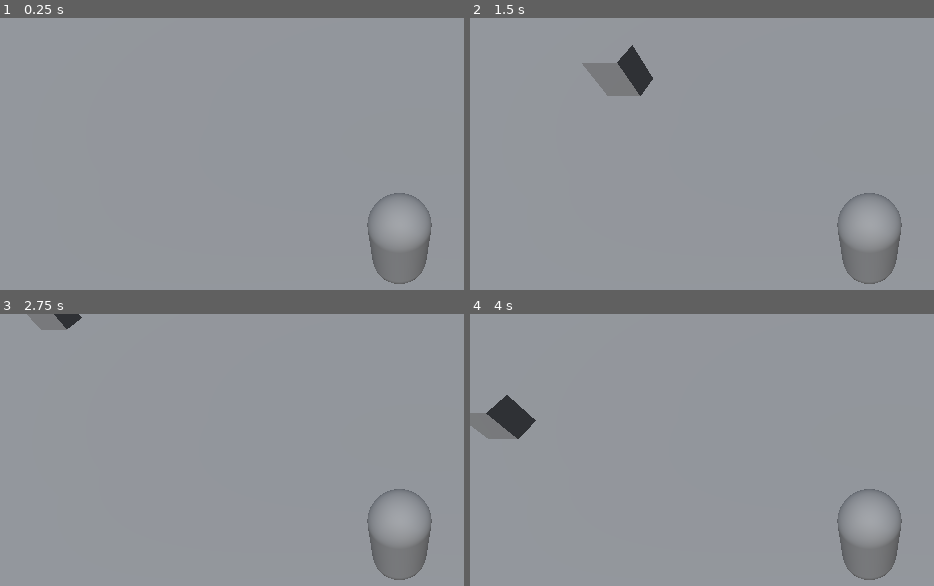
Above: before the commit, frames 1-4 (two rows, left to right).
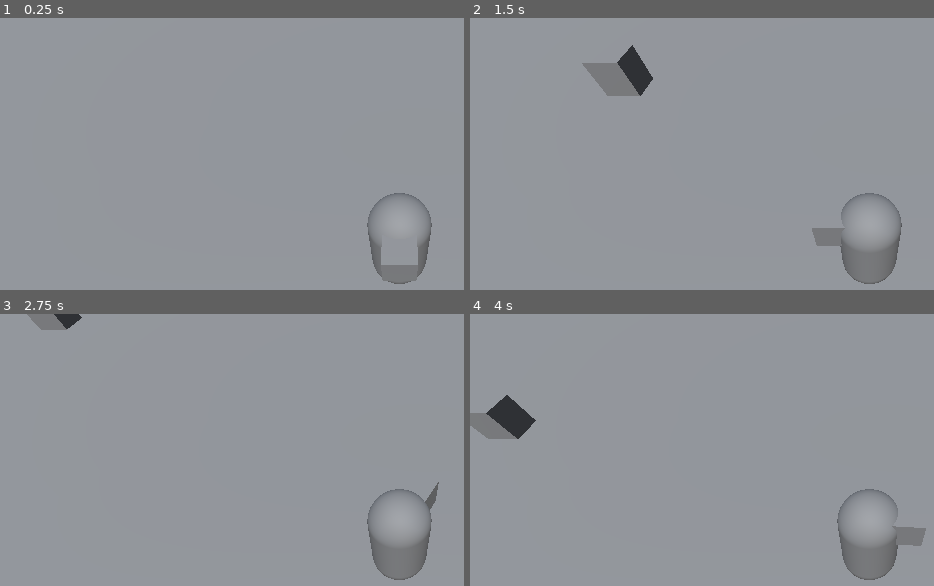
Above: after the commit, the same moments.

Repository: dima101130/Nuke-Floppa
Game: Godot game, scene res://world.tscn
The game is run twice, just before and just after one commit, with the same random seed, the same clock (stepped at 60 frames per second) and the same inputs.
Inputs (mouse positions are in pixels of both pictures, inside the frame that each line leads up to):
- Up to frame 1 (0.25 s): no input
- Up to frame 2 (1.5 s): tap Enter at 0.5 s; move the mouse to (outside the picture) at 0.52 s; hold D (right) 0.53-1.28 s; hold Shift (sprint) 0.53-1.28 s; tap Space (jump) at 0.77 s; move the mouse to (711, 265) at 1.27 s; hold S (backward) from 1.28 s (still down); tap Shift (sprint) at 1.35 s
- Up to frame 3 (2.75 s): tap Space (jump) at 1.52 s; move the mouse to (outside the picture) at 2.02 s; release S (backward) at 2.03 s; hold D (right) from 2.03 s (still down); hold Shift (sprint) from 2.03 s (still down)
- Up to frame 4 (4 s): move the mouse to (outside the picture) at 2.77 s; release D (right) at 2.78 s; release Shift (sprint) at 2.78 s; hold W (forward) 2.78-3.53 s; tap Shift (sprint) at 2.85 s; tap Space (jump) at 3.02, 3.77 s; move the mouse to (outside the picture) at 3.52 s; hold A (left) from 3.53 s (still down); hold Shift (sprint) from 3.53 s (still down)

The runs differ from the first frame. In frame 1, 0.5% of the frame differs, in the area x 82-91%, y 83-97%; in frame 2, 0.4%; in frame 3, 0.1%; in frame 4, 0.4%.

Commit message:
21:39
Добавил тело и возможность его вращать

Diff:
--- a/player.gd
+++ b/player.gd
@@ -1,6 +1,8 @@
 extends CharacterBody3D
 
 @onready var cam = $Head/Camera3D
+@onready var body = $Body
+@onready var gun = $Body/Gun
 
 #movment
 @export var walk_speed := 6.0
@@ -30,6 +32,7 @@
 	var result = worldspace.intersect_ray(query)
 	if result:
 		print(result.position)
+		body.look_at(Vector3(result.position.x,global_transform.origin.y,result.position.z))
 
 	# Horizontal movement
 	var horizontal_input := Vector3.ZERO
--- a/player.tscn
+++ b/player.tscn
@@ -1,19 +1,33 @@
-[gd_scene load_steps=4 format=3 uid="uid://dkpff7fiahu1h"]
+[gd_scene load_steps=5 format=3 uid="uid://dkpff7fiahu1h"]
 
 [ext_resource type="Script" path="res://player.gd" id="1_f3obh"]
 
+[sub_resource type="CapsuleMesh" id="CapsuleMesh_2ya61"]
+
+[sub_resource type="BoxMesh" id="BoxMesh_l6ke4"]
+size = Vector3(1, 0.5, 0.5)
+
 [sub_resource type="CapsuleShape3D" id="CapsuleShape3D_m6clg"]
-
-[sub_resource type="CapsuleMesh" id="CapsuleMesh_2ya61"]
 
 [node name="Player" type="CharacterBody3D"]
 script = ExtResource("1_f3obh")
 
+[node name="Body" type="Node3D" parent="."]
+
+[node name="MeshInstance3D" type="MeshInstance3D" parent="Body"]
+mesh = SubResource("CapsuleMesh_2ya61")
+skeleton = NodePath("../..")
+
+[node name="Gun" type="Node3D" parent="Body"]
+transform = Transform3D(-4.37114e-08, 0, -1, 0, 1, 0, 1, 0, -4.37114e-08, 0, 0, 0)
+
+[node name="MeshInstance3D2" type="MeshInstance3D" parent="Body/Gun"]
+transform = Transform3D(1, 0, 0, 0, 1, 0, 0, 0, 1, -0.33431, 0.513697, 0)
+mesh = SubResource("BoxMesh_l6ke4")
+skeleton = NodePath("../..")
+
 [node name="CollisionShape3D" type="CollisionShape3D" parent="."]
 shape = SubResource("CapsuleShape3D_m6clg")
-
-[node name="MeshInstance3D" type="MeshInstance3D" parent="."]
-mesh = SubResource("CapsuleMesh_2ya61")
 
 [node name="Head" type="Node3D" parent="."]
 transform = Transform3D(1, 0, 0, 0, 0.531399, 0.847122, 0, -0.847122, 0.531399, 0, 0, 0)
